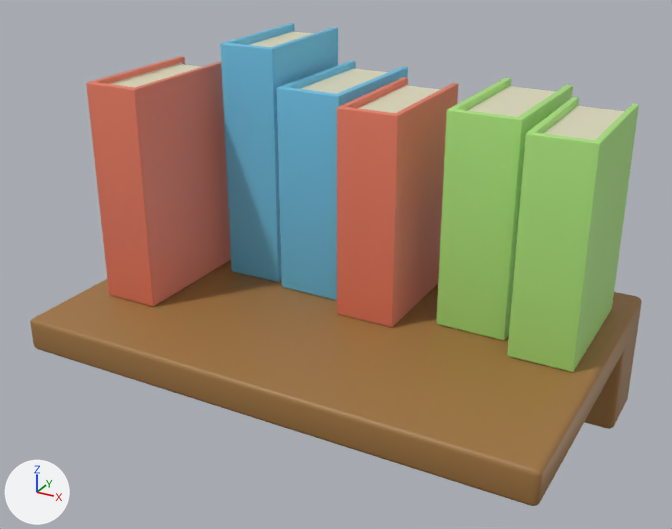
The Blender file Blender_Room/BooksAndShelf.blend: old version first, new version second.
The view is the same before and after, from a camera (50 mm lens) standing at (1.07, -2.161, 1.212) and looking at (-0.106, -0.023, 0.143). Every picture has the same lights, and +X, +Y and +Z are marked at lower left.

Objects in the first picture: 'Book', 'BookShelf'.
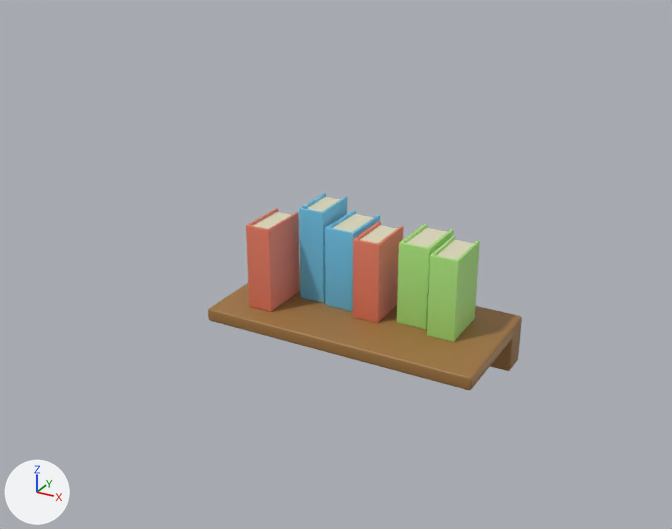
What differs and where, as boxes (x1, y1, x2, y2) in the pictures (672 x 529 px):
'Book', moved, rescaled (58% narrower, 57% shorter): before (86, 23, 639, 372); after (246, 193, 480, 342)
'BookShelf', moved, rescaled: before (30, 260, 642, 506); after (208, 266, 522, 390)

The change in detail:
Object 'Book' (ob_book) moves from (0.0, 0.155, 0.0) to (0.0, 0.035, 0.0).
Object 'Book' (ob_book) is rescaled from (0.886, 1.04, 1.01) to (0.4, 0.4, 0.4).
Object 'BookShelf' (ob_bookshelf) moves from (-0.095, 0.0, 0.0) to (-0.028, 0.0, 0.0).
Object 'BookShelf' (ob_bookshelf) is rescaled from (1.0, 1.0, 1.0) to (0.545, 0.4, 0.4).
